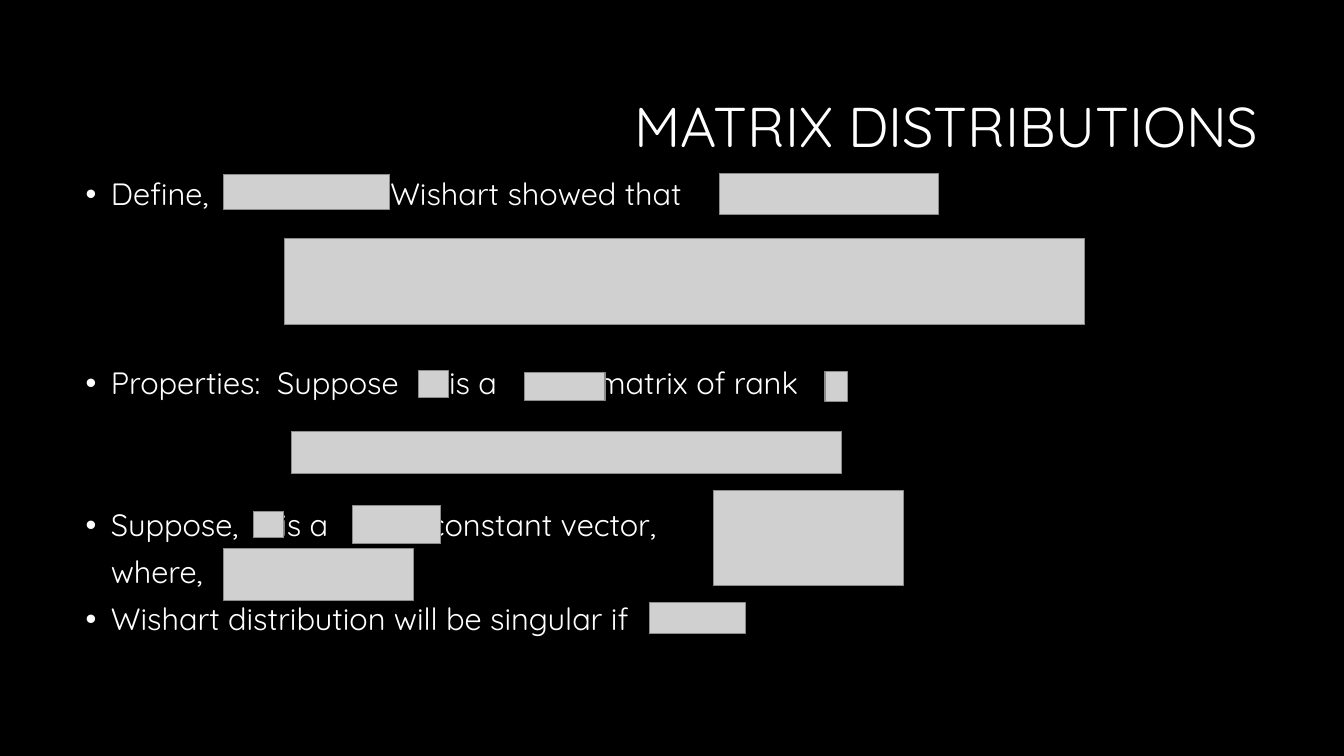
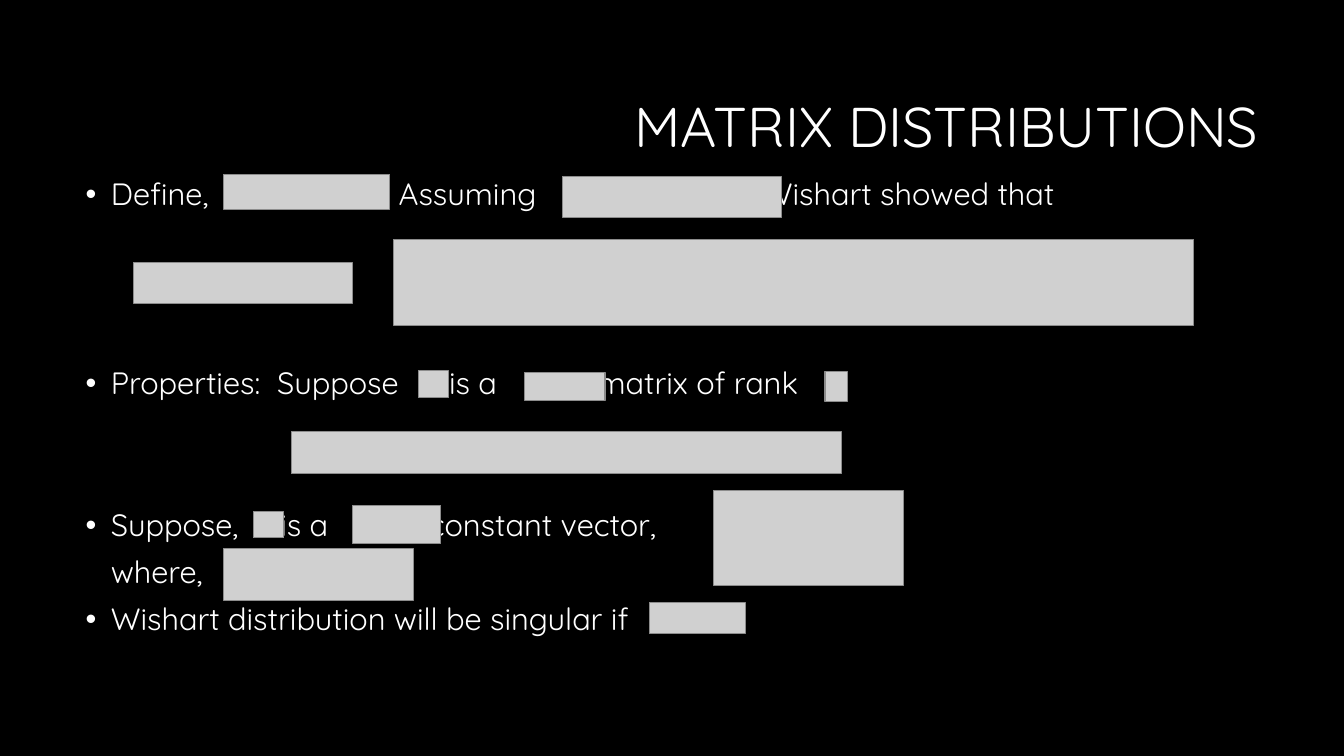
Before and after one commit to sealx017/High-dimensional-PCA, a slide deck: slide 8 of PCA_class_Debashis.pptx. Drawn at 1344x756 pixels with LibreOffice and Linux fonts; fonts in the diff are those of the drawing; grey boxes stand for pictures; background and template pictures are left out. Boxes give left, top, right and bottom in pixels: in the first picture for what was removed or moved away, otherwise in the second. Text is boxed around its words. In the diff, an @@ line names an element or a change of style, - is before the commit and + after.

```diff
--- a/PCA_class_Debashis.pptx
+++ b/PCA_class_Debashis.pptx
@@ text at <box>111,176,1055,214</box>: text changed @@
-• Define, . Wishart showed that
+• Define, . Assuming Wishart showed that
@@ picture added at <box>563,176,781,218</box> @@
@@ picture: place and size @@
-picture at <box>720,174,939,216</box>
+picture at <box>134,262,353,303</box>
@@ picture: place and size @@
-picture at <box>284,239,1085,325</box>
+picture at <box>394,240,1195,326</box>
```
Also in this commit, not shown: 2 other slides changed.
